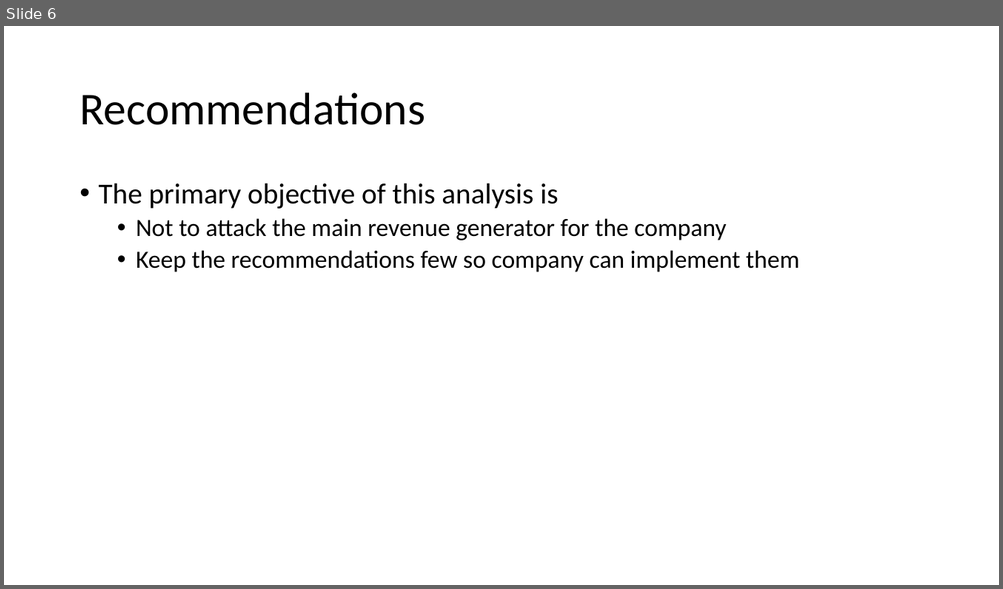
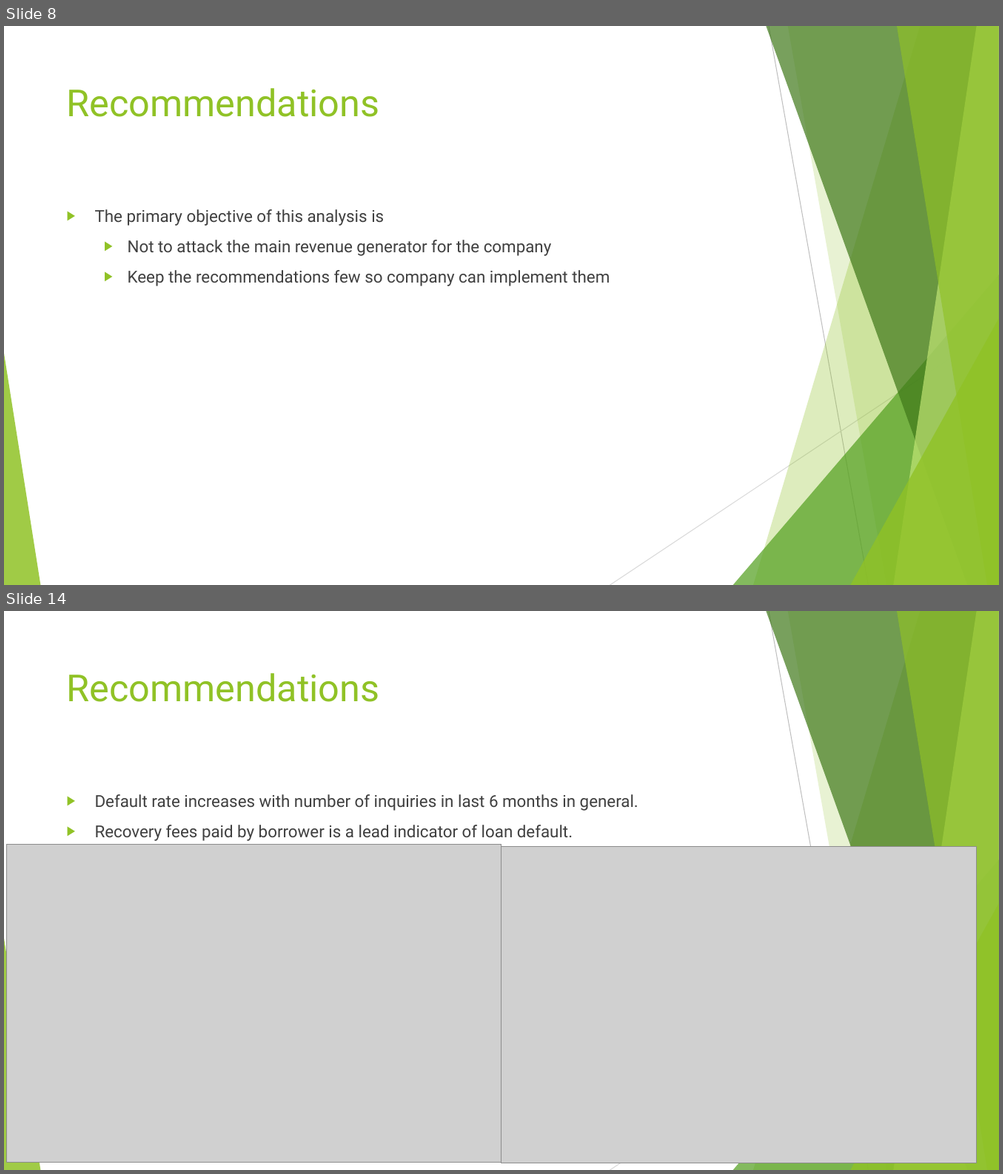
Before and after one commit to sivavaddadi/LendingClubCaseStudy, a slide deck: Lending_Club_Case_Study.pptx. Shown one above the other, each under a label of ours: slide 6 before the commit, slides 8 and 14 after it; the slides between them are not shown. The pictures are 1003x589 and 1003x1174 pixels, drawn with LibreOffice and Linux fonts; fonts in the diff are those of the drawing; grey boxes stand for pictures. Boxes give left, top, right and bottom in pixels: in the first picture for what was removed or moved away, otherwise in the second. Text is boxed around its words. In the diff, an @@ line names an element or a change of style, - is before the commit and + after.

Commit message:
added charts to the analysis report and added a theme

```diff
--- a/Lending_Club_Case_Study.pptx
+++ b/Lending_Club_Case_Study.pptx
@@ slide 14 added at <box>4,611,999,1170</box>, background #FFFFFF; not listed: 10 template elements that a slide beside it also shows @@
@@ title added at <box>67,673,380,702</box>, 36 pt, text #90C226 @@
+Recommendations
@@ text added at <box>95,795,638,841</box>, 16 pt, text #404040 @@
+▶ Default rate increases with number of inquiries in last 6 months in general.
+▶ Recovery fees paid by borrower is a lead indicator of loan default.
@@ picture added at <box>7,845,502,1163</box> @@
@@ picture added at <box>502,847,976,1164</box> @@
@@ what was slide 6 is now slide 8 @@
@@ slide 8 changed as well @@
@@ title "Recommendations": place and size @@
-title "Recommendations" at <box>79,93,425,125</box>
+title "Recommendations" at <box>67,88,380,117</box>
@@ title "Recommendations" at <box>67,88,380,117</box>: size 44 to 36 pt, font Calibri to Roboto, text colour #000000 to #90C226; line spacing 0.9 to 1; vertical alignment middle to top @@
@@ text "The primary objective of this ...": place and size @@
-text "The primary objective of this ..." at <box>99,183,799,272</box>
+text "The primary objective of this ..." at <box>95,210,609,286</box>
@@ text "The primary objective of this ..." at <box>95,210,609,286</box>: size 28 to 16 pt in "The primary objective of this analysis is"; font Calibri to Roboto, text colour #000000 to #404040; size 24 to 16 pt in "Not to attack the main revenue generator ...", "Keep the recommendations few so company can ..."; bullet • to ▶; line spacing 0.9 to 1; more space between paragraphs @@
@@ group added at <box>4,26,999,585</box>: 5 freeform shapes, 3 triangles, 2 lines @@
```
Also in this commit, not shown: 8 other slides changed, 5 other slides added.
